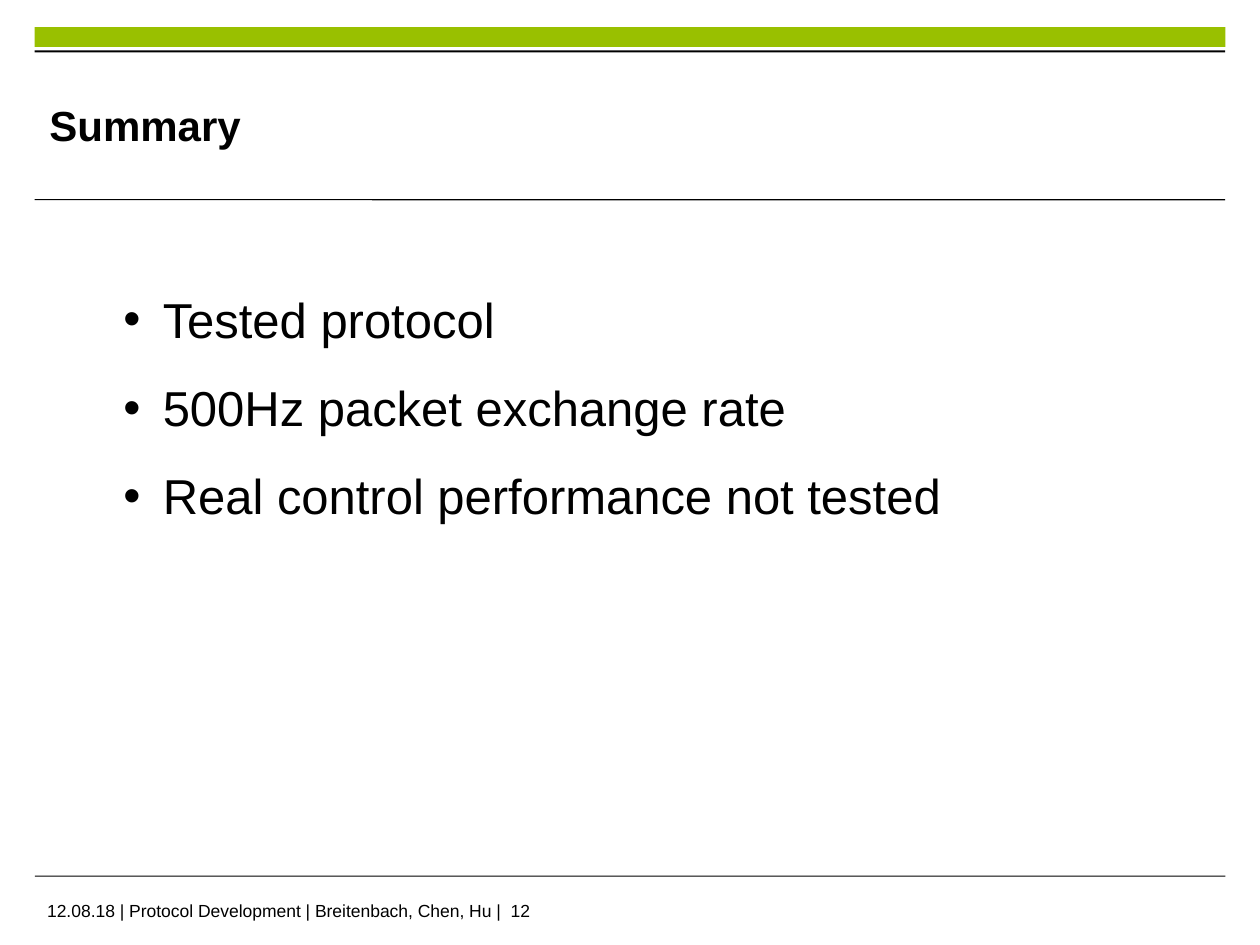
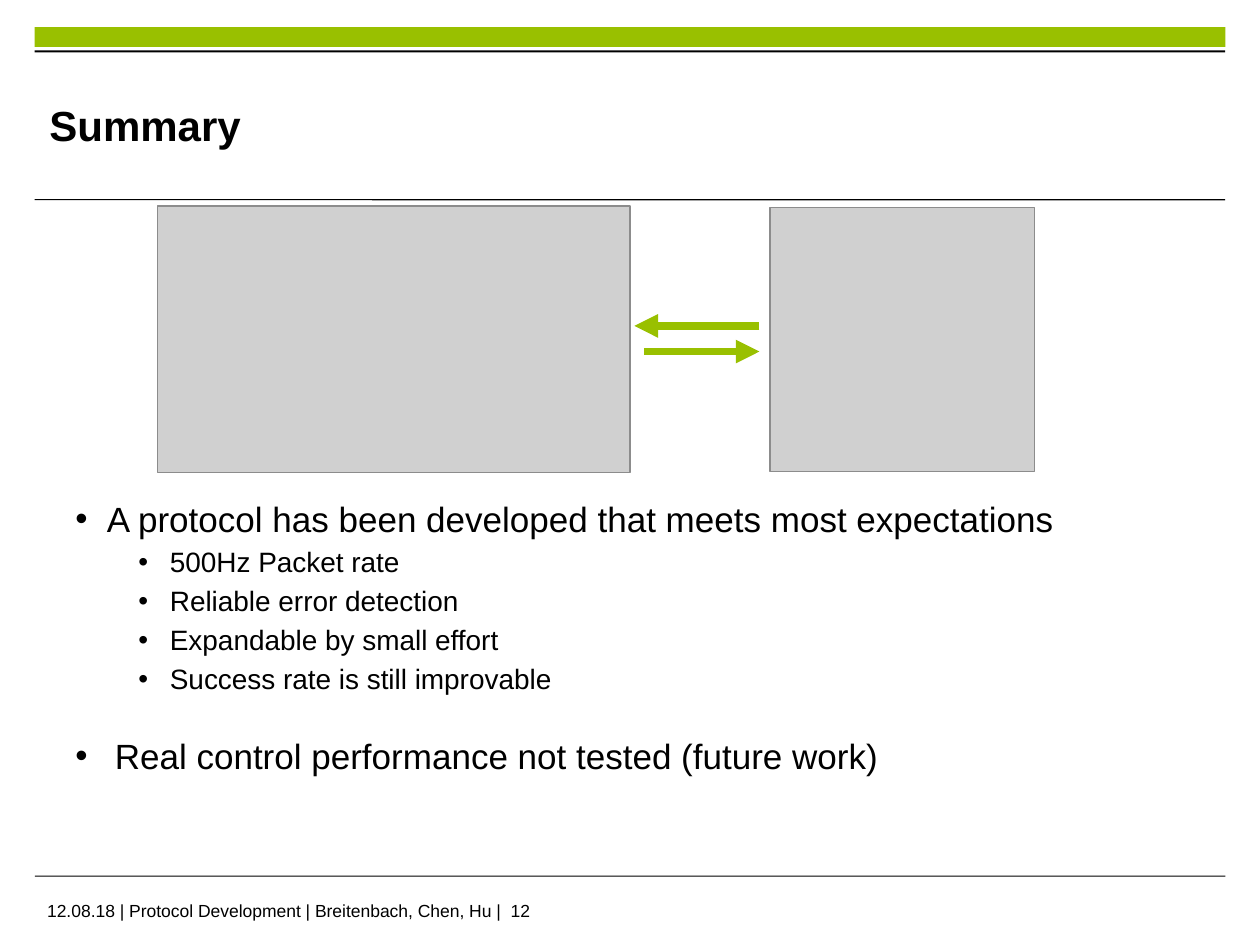
Before and after one commit to im-Kitsch/RMR_sensor_fusion, a slide deck: slide 12 of data/presentation/PS_presentation_FINAL.pptx. Drawn at 1260x945 pixels with LibreOffice and Linux fonts; fonts in the diff are those of the drawing; grey boxes stand for pictures; background and template pictures are left out. Boxes give left, top, right and bottom in pixels: in the first picture for what was removed or moved away, otherwise in the second. Text is boxed around its words. In the diff, an @@ line names an element or a change of style, - is before the commit and + after.

```diff
--- a/data/presentation/PS_presentation_FINAL.pptx
+++ b/data/presentation/PS_presentation_FINAL.pptx
@@ picture added at (x1=158, y1=207, x2=630, y2=472) @@
@@ picture added at (x1=770, y1=207, x2=1034, y2=471) @@
@@ text removed at (x1=163, y1=302, x2=940, y2=525) @@
-• Tested protocol
-• 500Hz packet exchange rate
-• Real control performance not tested
@@ arrow added from (760, 326) to (634, 326), #99C000 4.5 pt @@
@@ arrow added from (644, 352) to (760, 352), #99C000 4.5 pt @@
@@ text added at (x1=107, y1=506, x2=1053, y2=775), 20 pt, text #000000 @@
+• A protocol has been developed that meets most expectations
+  • 500Hz Packet rate
+  • Reliable error detection
+  • Expandable by small effort
+  • Success rate is still improvable
+• Real control performance not tested (future work)
```
Also in this commit, not shown: 2 other slides changed.
